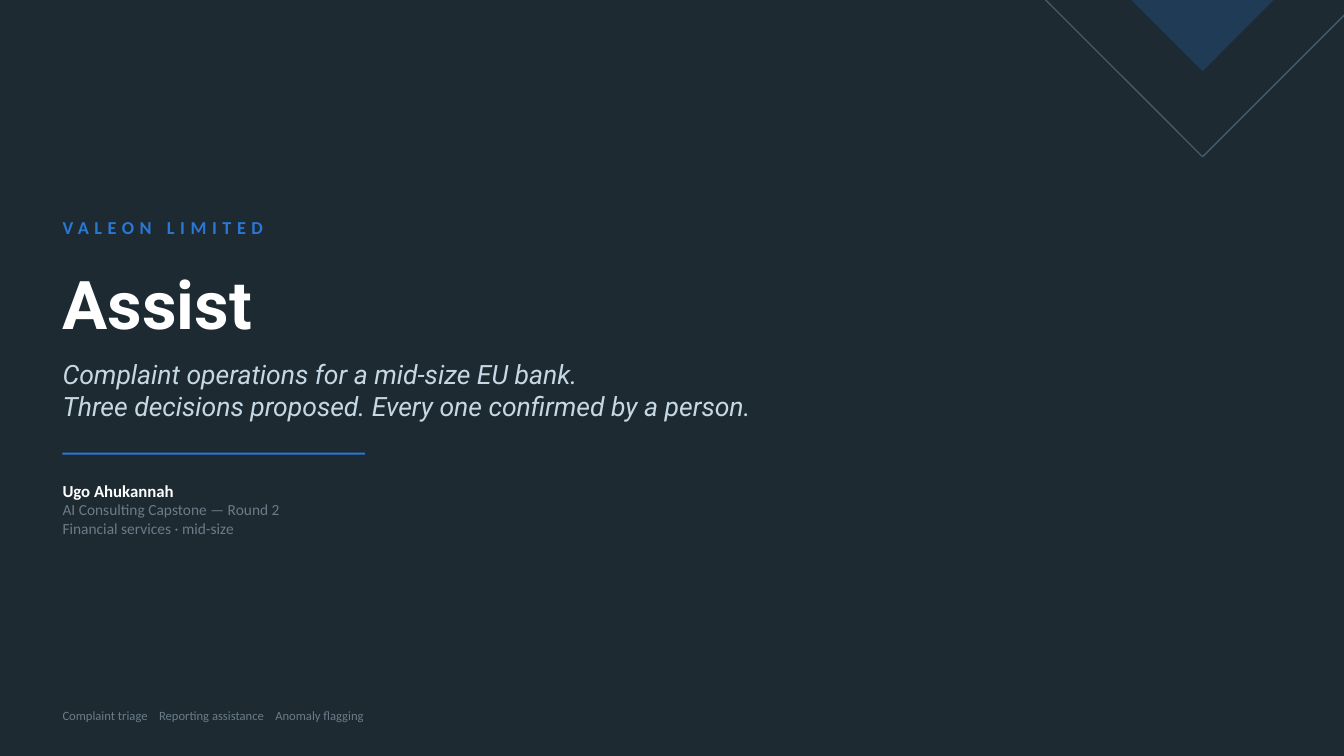
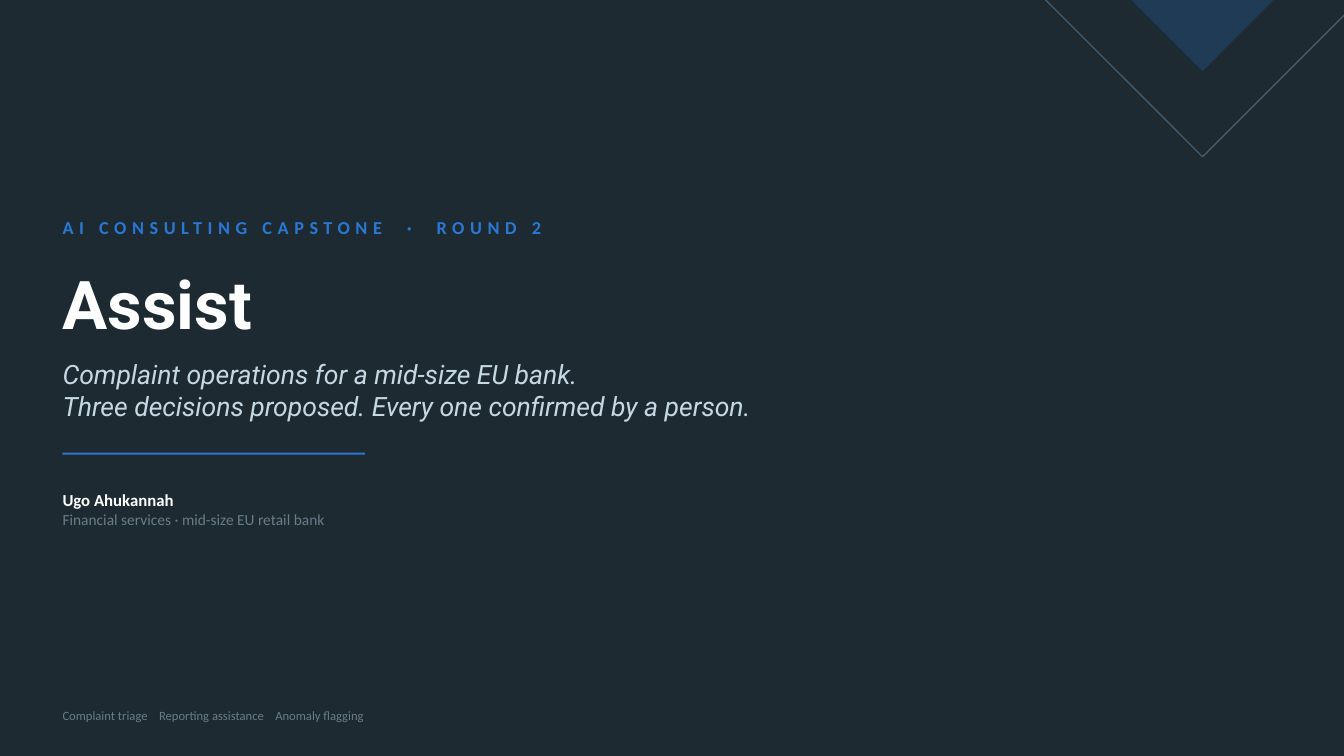
Before and after one commit to nyelugo/PROJECT-Capstone-AI-Consulting, a slide deck: slide 1 of presentation.pptx. Drawn at 1344x756 pixels with LibreOffice and Linux fonts; fonts in the diff are those of the drawing. Boxes give left, top, right and bottom in pixels: in the first picture for what was removed or moved away, otherwise in the second. Text is boxed around its words. In the diff, an @@ line names an element or a change of style, - is before the commit and + after.

```diff
--- a/presentation.pptx
+++ b/presentation.pptx
@@ text at box(437, 222, 541, 234): text changed @@
-VALEON LIMITED
+AI CONSULTING CAPSTONE · ROUND 2
@@ text at box(63, 514, 325, 525): text changed @@
-AI Consulting Capstone — Round 2
-Financial services · mid-size
+Financial services · mid-size EU retail bank
```
Also in this commit, not shown: 1 other slide changed, 2 other files.
